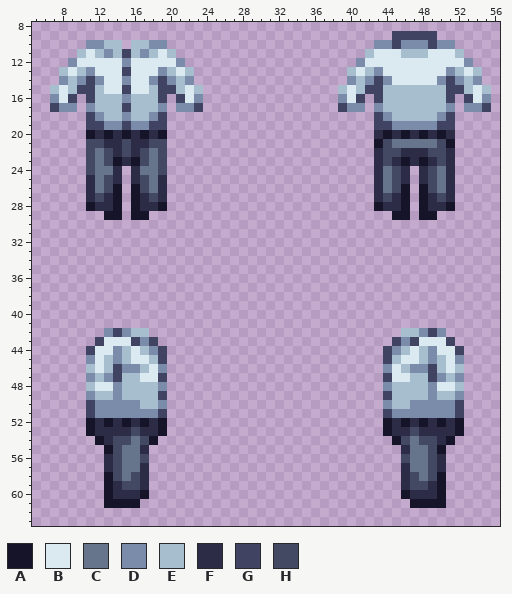
Pixel-art sprite: Resources/Textures/Clothing/Uniforms/Jumpsuit/security_blue.rsi/equipped-INNERCLOTHING.png. The first picture shows the starting point.
The file is 64x64 pixels. Shown: x 5..56, y 8..63.
Palette (. is transparent): A #161429  B #daeaf0  C #66748c  D #7b8cab  E #a7becf  F #2c2c47  G #404361  H #444963
The result:
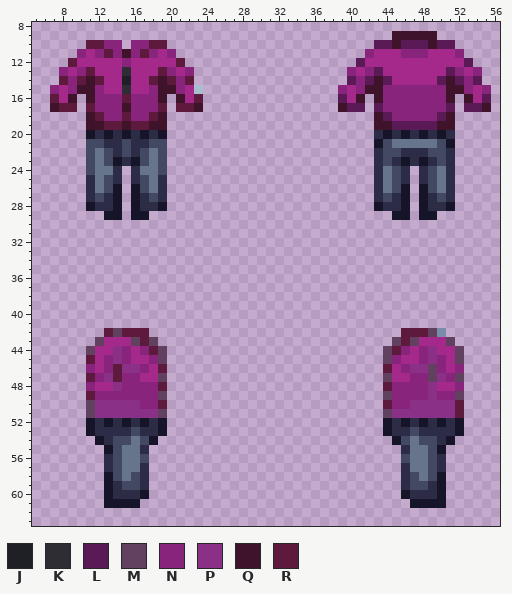
Colours new in this view: J #1f2026  K #2d2d33  L #591a56  M #614060  N #88247b  P #8b3087  Q #3f1329  R #5e1a3c
The exact change:
@@ palette @@
-B #daeaf0
+B #a5298a
@@ x 5..56 @@
  8 ....................................................
- 9 ........................................GGGGG.......
-10 ......DDEE.EEDD.......................DDGDDDGDD.....
-11 .....EBEDEGEDEBE.....................EBBBEEEBBBE....
-12 ....DBBBBBDBBBBBD...................DBBBBBBBBBBBD...
-13 ...EBEDBBBGBBBDEBE.................EBEDBBBBBBBDEBE..
-14 ...DEDGDBBDBBDGDED.................DEDGDBBBBBDGDED..
-15 ..EBEGGEBBGBBEGGEBE...............EBEGGEEEEEEEGGEBE.
-16 ..DBG.GEEEDEEEG.GBD...............DBG.GEEEEEEEG.GBD.
-17 ..GDD.DEEEGEEED.DDG...............GDD.DEEEEEEED.DDG.
-18 ......GDEEDEEDG.......................GDEEEEEDG.....
-19 ......GGDDGDDGG.......................GGDDDDDGG.....
+ 9 ........................................QQQQQ.......
+10 ......RRNN.NNRR.......................LLQLLLQLL.....
+11 .....NBNRNQNRNBN.....................NBBBNNNBBBN....
+12 ....RBBBBBNBBBBBR...................LBBBBBBBBBBBL...
+13 ...NBNRBBBKBBBRNBN.................NBNLBBBBBBBLNBN..
+14 ...RNRQRBBJBBRQRNR.................LNLQLBBBBBLQLNL..
+15 ..NBNQQNBBKBBNQQNBE...............NBNQQNNNNNNNQQNBN.
+16 ..RBQ.QNNNRNNNQ.QBR...............LBQ.QNNNNNNNQ.QBL.
+17 ..QRR.RNNNQNNNR.RRQ...............QLL.LNNNNNNNL.LLQ.
+18 ......QRNNRNNRQ.......................QLNNNNNLQ.....
+19 ......QQRRQRRQQ.......................QQLLLLLQQ.....
 20 ......AFAFAFAFA.......................FAFAFAFAF.....
@@ x 5..56 @@
 41 ....................................................
-42 ........DGDEE............................EEDGD......
-43 .......GBBBGDG..........................GDGBBBG.....
-44 ......GBBDEBEDG........................GDEBEDBBG....
-45 ......DBEDEBBEG........................GEBBEDEBD....
-46 ......EBEGDDEBD........................DBEDDGEBE....
-47 ......DEDGEEBBG........................GBBEEGDED....
-48 ......EBBDEEEED........................DEEEEDBBE....
-49 ......DEEDEEEEG........................GEEEEDEED....
-50 ......GDDDDDEED........................DEEDDDDDG....
-51 ......GDDDDDDDG........................GDDDDDDDG....
+42 ........RMRRR............................RRRMD......
+43 .......MBBBMRM..........................MRMBBBM.....
+44 ......MBBPNBNRM........................MRNBNPBBM....
+45 ......RBNPNBBNM........................MNBBNPNBM....
+46 ......NBNRPPNBR........................RBNPPMNBN....
+47 ......RNPRNNBBM........................MBBNNMPNM....
+48 ......NBBPNNNNR........................RNNNNPBBN....
+49 ......RNNNNNNNM........................MNNNNPNNM....
+50 ......MPPPPPNNR........................RNNPPPPPR....
+51 ......MPPPPPPPM........................MPPPPPPPR....
 52 ......AFAFAFAFA........................AFAFAFAFA....
